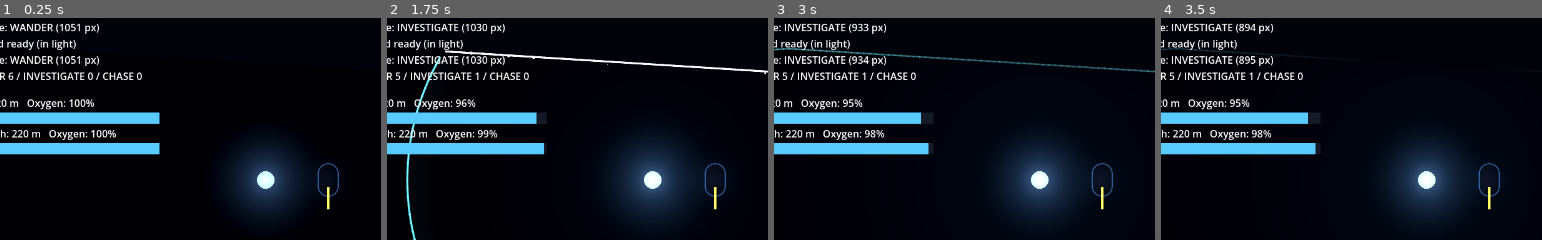
Above: before the commit, frames 1-4 (left to right).
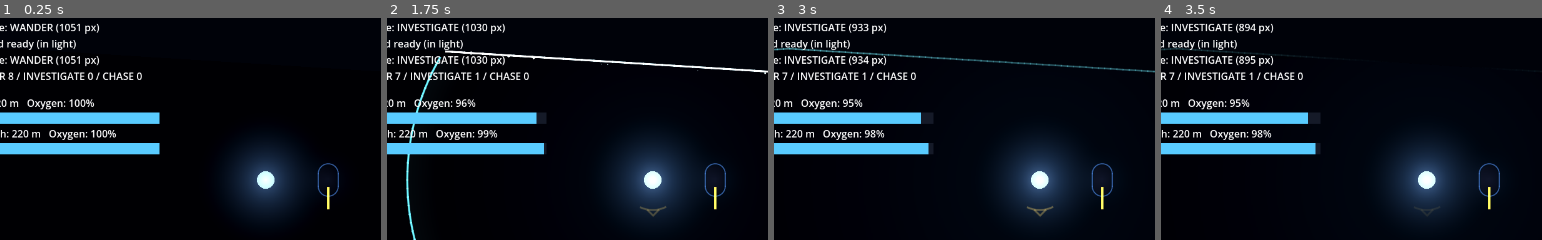
Above: after the commit, the same moments.

Repository: neij0/echo-game
Game: Godot game, scene res://scenes/main.tscn
Two runs of this game, one before a commit and one after it. Both use one fixed random seed, a clock stepped at 60 frames per second and the inputs below.
Inputs:
- Up to frame 1 (0.25 s): no input
- Up to frame 2 (1.75 s): tap Enter at 0.5 s; tap Space at 1.25 s
- Up to frame 3 (3 s): no input
- Up to frame 4 (3.5 s): no input
The pictures show only the part of the screen within x 14-64%, y 13-63%; the shares and areas given below are measured in that part.

The runs differ from the first frame. In frame 1, less than 0.1% of the frame differs, in the area x 2-4%, y 24-28%; in frame 2, 0.1%; in frame 3, 0.1%, in the area x 2-74%, y 24-90%; in frame 4, less than 0.1%.

Commit message:
Give the Echo active choices: Exposed finisher, goal echo, light hunter
- Exposed: a pulse front marks creatures for 1.5s with a shrinking gold
  ring; a Guardian finisher on an Exposed creature kills instantly with
  hit-stop, gold burst, big shake and its own procedural sound
- Normal creatures now have 8 health (two full combos); unrevealed
  creatures still cannot be damaged
- Goal echo: only the Echo gets a faint golden arc pointing to the ancient
  light shortly after each pulse (2s); the Guardian has no goal hint
- Light hunter: magenta arrowhead creature that hunts the Echo, fast when
  she is lit (lit coral, ancient light) or just pulsed, slow in the dark;
  ignores the Guardian until he hits it; dies to one combo. One in zone 2,
  one in zone 3
- docs/skills.md with the first skill idea (Lure Pulse), not implemented

Co-Authored-By: Claude Opus 5.5 <noreply@anthropic.com>

Diff:
--- a/scenes/creature.tscn
+++ b/scenes/creature.tscn
@@ -6,6 +6,7 @@
 [ext_resource type="Script" path="res://scripts/creature_heartbeat.gd" id="4_heart"]
 [ext_resource type="AudioStream" path="res://assets/audio/creature_heartbeat.wav" id="5_heart_sound"]
 [ext_resource type="AudioStream" path="res://assets/audio/creature_alert.wav" id="6_alert"]
+[ext_resource type="Script" path="res://scripts/exposed_mark.gd" id="7_mark"]
 
 [sub_resource type="CircleShape2D" id="CircleShape2D_body"]
 radius = 20.0
@@ -48,3 +49,7 @@
 [node name="AlertSound" type="AudioStreamPlayer2D" parent="."]
 stream = ExtResource("6_alert")
 max_distance = 1400.0
+
+[node name="ExposedMark" type="Node2D" parent="EchoLayer" node_paths=PackedStringArray("creature")]
+script = ExtResource("7_mark")
+creature = NodePath("../..")
--- a/scenes/descent_level.tscn
+++ b/scenes/descent_level.tscn
@@ -1,10 +1,11 @@
-[gd_scene load_steps=8 format=3]
+[gd_scene load_steps=9 format=3]
 
 [ext_resource type="Script" path="res://scripts/descent_level.gd" id="1_level"]
 [ext_resource type="Script" path="res://scripts/rock_wall.gd" id="2_wall"]
 [ext_resource type="PackedScene" path="res://scenes/coral.tscn" id="3_coral"]
 [ext_resource type="PackedScene" path="res://scenes/creature.tscn" id="4_creature"]
 [ext_resource type="PackedScene" path="res://scenes/creature_unkillable.tscn" id="7_unkillable"]
+[ext_resource type="PackedScene" path="res://scenes/light_hunter.tscn" id="8_hunter"]
 [ext_resource type="PackedScene" path="res://scenes/oxygen_station.tscn" id="5_station"]
 [ext_resource type="PackedScene" path="res://scenes/ancient_light.tscn" id="6_light"]
 
@@ -177,6 +178,12 @@
 [node name="Unkillable1" parent="Creatures" instance=ExtResource("7_unkillable")]
 position = Vector2(1000, 7500)
 
+[node name="LightHunter1" parent="Creatures" instance=ExtResource("8_hunter")]
+position = Vector2(1400, 5350)
+
+[node name="LightHunter2" parent="Creatures" instance=ExtResource("8_hunter")]
+position = Vector2(1300, 7600)
+
 [node name="Creature6" parent="Creatures" instance=ExtResource("4_creature")]
 position = Vector2(800, 8550)
 
--- a/scenes/echo.tscn
+++ b/scenes/echo.tscn
@@ -1,8 +1,9 @@
-[gd_scene load_steps=4 format=3]
+[gd_scene load_steps=5 format=3]
 
 [ext_resource type="PackedScene" path="res://scenes/player.tscn" id="1_base"]
 [ext_resource type="Script" path="res://scripts/pulse_ability.gd" id="2_pulse"]
 [ext_resource type="PackedScene" path="res://scenes/pulse_ring.tscn" id="3_ring"]
+[ext_resource type="Script" path="res://scripts/goal_echo.gd" id="4_goal"]
 
 [node name="Echo" instance=ExtResource("1_base")]
 player_number = 1
@@ -14,3 +15,7 @@
 script = ExtResource("2_pulse")
 player = NodePath("..")
 pulse_ring_scene = ExtResource("3_ring")
+
+[node name="GoalEcho" type="Node2D" parent="UnlitLayer" node_paths=PackedStringArray("player")]
+script = ExtResource("4_goal")
+player = NodePath("../..")
--- a/scenes/guardian.tscn
+++ b/scenes/guardian.tscn
@@ -1,9 +1,10 @@
-[gd_scene load_steps=6 format=3]
+[gd_scene load_steps=7 format=3]
 
 [ext_resource type="PackedScene" path="res://scenes/player.tscn" id="1_base"]
 [ext_resource type="Script" path="res://scripts/sword_ability.gd" id="2_sword"]
 [ext_resource type="AudioStream" path="res://assets/audio/sword_swing.wav" id="3_swing"]
 [ext_resource type="AudioStream" path="res://assets/audio/sword_hit.wav" id="4_hit"]
+[ext_resource type="AudioStream" path="res://assets/audio/exposed_kill.wav" id="5_kill"]
 
 [sub_resource type="CapsuleShape2D" id="CapsuleShape2D_body"]
 radius = 13.0
@@ -41,3 +42,4 @@
 player = NodePath("../..")
 swing_stream = ExtResource("3_swing")
 hit_stream = ExtResource("4_hit")
+exposed_kill_stream = ExtResource("5_kill")
--- /dev/null
+++ b/scenes/light_hunter.tscn
@@ -0,0 +1,15 @@
+[gd_scene load_steps=3 format=3]
+
+[ext_resource type="PackedScene" path="res://scenes/creature.tscn" id="1_base"]
+[ext_resource type="Script" path="res://scripts/light_hunter.gd" id="2_script"]
+
+[node name="LightHunter" instance=ExtResource("1_base")]
+script = ExtResource("2_script")
+max_health = 4
+look = 2
+body_radius = 16.0
+body_color = Color(1, 0.35, 0.75, 1)
+eye_color = Color(1, 1, 0.85, 1)
+
+[node name="Echo" parent="EchoLayer" index="0"]
+color = Color(1, 0.35, 0.8, 1)
--- a/scripts/ancient_light.gd
+++ b/scripts/ancient_light.gd
@@ -53,6 +53,8 @@
 
 
 func _ready() -> void:
+	add_to_group("ancient_light")
+	add_to_group("light_sources")
 	_light = PointLight2D.new()
 	_light.texture = LightTextures.radial(256, 0.0)
 	_light.texture_scale = LightTextures.scale_for_radius(_light.texture, idle_light_radius)
@@ -90,6 +92,14 @@
 		if charge >= activation_time:
 			_activate()
 	_visual.queue_redraw()
+
+
+## Used by light-attracted creatures (LightHunter): is this point lit by me?
+func lights_point(point: Vector2) -> bool:
+	var radius: float = idle_light_radius
+	if is_active:
+		radius = lerpf(idle_light_radius, active_light_radius, clampf(_active_time / bloom_time, 0.0, 1.0))
+	return global_position.distance_to(point) <= radius
 
 
 func get_charge_ratio() -> float:
--- a/scripts/coral.gd
+++ b/scripts/coral.gd
@@ -23,6 +23,7 @@
 func _ready() -> void:
 	add_to_group("corals")
 	add_to_group("sonar_targets")
+	add_to_group("light_sources")
 	_light = PointLight2D.new()
 	_light.texture = LightTextures.radial(256, 0.4)
 	_light.texture_scale = LightTextures.scale_for_radius(_light.texture, light_radius)
@@ -55,6 +56,11 @@
 	return lit_time_left > 0.0
 
 
+## Used by light-attracted creatures (LightHunter): is this point lit by me?
+func lights_point(point: Vector2) -> bool:
+	return is_lit() and global_position.distance_to(point) <= light_radius
+
+
 func is_in_safe_zone(point: Vector2) -> bool:
 	return is_lit() and global_position.distance_to(point) <= safe_radius
 
--- a/scripts/creature.gd
+++ b/scripts/creature.gd
@@ -5,11 +5,13 @@
 ## sight, or pulsing nearby) for a few seconds before losing track. Its speed
 ## scales with Depth Awareness. Touching a player hurts them (see PlayerHealth).
 ## The Guardian's sword can damage it only while it is revealed (in the Echo's
-## light, or shortly after a pulse front passed over it). The unkillable type
-## ignores damage and only staggers briefly.
+## light, or shortly after a pulse front passed over it). A pulse front also
+## makes it Exposed for a short time: a Guardian finisher on an Exposed creature
+## kills it instantly. The unkillable type ignores damage and only staggers.
+## Subclasses (LightHunter) override the targeting hooks below.
 
 enum State { WANDER, INVESTIGATE, CHASE }
-enum Look { ROUND, SPIKY }
+enum Look { ROUND, SPIKY, ARROW }
 
 ## Emitted when the creature spots a player and starts chasing.
 signal spotted(player: Player)
@@ -63,14 +65,18 @@
 @export var max_retargets: int = 3
 
 @export_group("Combat")
-## Damage needed to kill it (one full Guardian combo = 1 + 1 + 2 = 4).
-@export var max_health: int = 4
+## Damage needed to kill it. One full Guardian combo = 1 + 1 + 2 = 4, so 8 =
+## about two combos (or one finisher while it is Exposed).
+@export var max_health: int = 8
 ## Ignores damage, only staggers (players must avoid it).
 @export var unkillable: bool = false
 ## Multiplies the stagger time of every hit (lower = shrugs hits off faster).
 @export var stagger_scale: float = 1.0
 ## Seconds it stays revealed (hittable) after a pulse front passed over it.
 @export var pulse_reveal_time: float = 1.5
+## Seconds it stays Exposed after a pulse front passed over it. A Guardian
+## finisher landing in that time kills it instantly.
+@export var exposed_time: float = 1.5
 ## Seconds of the white flash when hit.
 @export var hit_flash_time: float = 0.12
 @export var hit_flash_color: Color = Color(1.0, 1.0, 1.0)
@@ -109,6 +115,7 @@
 var _flash_left: float = 0.0
 var _dying: bool = false
 var _was_in_light: bool = false
+var _exposed_left: float = 0.0
 
 @onready var _hitbox: Area2D = $Hitbox
 @onready var _alert: AudioStreamPlayer2D = $AlertSound
@@ -170,19 +177,47 @@
 	return _dying
 
 
-func take_damage(amount: int, from_position: Vector2, stagger_time: float, knockback: float) -> void:
+func is_exposed() -> bool:
+	return _exposed_left > 0.0
+
+
+## 1 right after the pulse front hit, 0 when Exposed runs out.
+func get_exposed_ratio() -> float:
+	return _exposed_left / exposed_time if exposed_time > 0.0 else 0.0
+
+
+## Applies a sword hit. Returns true if it was an Exposed kill (a finisher on an
+## Exposed creature), so the attacker can play the big hit effect.
+func take_damage(amount: int, attacker: Player, stagger_time: float, knockback: float, is_finisher: bool = false) -> bool:
 	if _dying:
-		return
+		return false
 	_stagger_left = stagger_time * stagger_scale
-	velocity = from_position.direction_to(global_position) * knockback
+	velocity = attacker.global_position.direction_to(global_position) * knockback
 	_flash_left = hit_flash_time
 	_echo.flash(self, body_radius)
 	queue_redraw()
+	_on_damaged(attacker)
 	if unkillable:
-		return
+		return false
+	if is_finisher and is_exposed():
+		_exposed_left = 0.0
+		health = 0
+		_die()
+		return true
 	health -= amount
 	if health <= 0:
 		_die()
+	return false
+
+
+## Hook for subclasses: called on every sword hit.
+func _on_damaged(_attacker: Player) -> void:
+	pass
+
+
+## Hook for subclasses: can touching this player hurt them?
+func _can_hurt(_player: Player) -> bool:
+	return true
 
 
 func _die() -> void:
@@ -264,6 +299,8 @@
 ## Called by SonarOverlay when a pulse front reaches this creature in line of sight.
 func on_sonar_hit(_origin: Vector2) -> void:
 	_revealed_left = pulse_reveal_time
+	if not unkillable:
+		_exposed_left = exposed_time
 	if hidden_until_pinged:
 		_echo.flash(self, body_radius)
 
@@ -397,7 +434,11 @@
 
 func _update_reveal(delta: float) -> void:
 	_revealed_left = maxf(_revealed_left - delta, 0.0)
+	_exposed_left = maxf(_exposed_left - delta, 0.0)
 	var in_light: bool = is_in_echo_light()
+	# The ARROW look points where it moves, so it needs a redraw every frame.
+	if look == Look.ARROW and in_light:
+		queue_redraw()
 	if in_light != _was_in_light or _flash_left > 0.0:
 		_was_in_light = in_light
 		_flash_left = maxf(_flash_left - delta, 0.0)
@@ -408,7 +449,7 @@
 	var player := body as Player
 	if _dying or _stagger_left > 0.0:
 		return
-	if player and not _is_player_safe(player):
+	if player and _can_hurt(player) and not _is_player_safe(player):
 		player.health.take_hit(global_position)
 
 
@@ -424,6 +465,15 @@
 			var radius: float = body_radius * (1.0 + spike_length if i % 2 == 0 else 0.8)
 			points.append(Vector2.from_angle(TAU * i / (spike_count * 2)) * radius)
 		draw_colored_polygon(points, color)
+	elif look == Look.ARROW:
+		# A thin arrowhead pointing where it is moving.
+		var forward: Vector2 = velocity.normalized() if velocity.length() > 1.0 else Vector2.RIGHT
+		var side: Vector2 = forward.orthogonal()
+		var tip: Vector2 = forward * body_radius * 1.6
+		var back: Vector2 = -forward * body_radius * 0.9
+		draw_colored_polygon(PackedVector2Array([tip, back + side * body_radius, back * 0.4, back - side * body_radius]), color)
+		draw_circle(forward * body_radius * 0.6, body_radius * 0.22, eye_color)
+		return
 	else:
 		draw_circle(Vector2.ZERO, body_radius, color)
 	draw_circle(Vector2(body_radius * 0.45, 0.0), body_radius * 0.25, eye_color)
--- /dev/null
+++ b/scripts/exposed_mark.gd
@@ -0,0 +1,38 @@
+class_name ExposedMark
+extends Node2D
+## A bright gold ring around a creature while it is Exposed (hit by a pulse
+## front). The ring shrinks towards the body as the Exposed time runs out, so
+## the Guardian can see how long he has left to land the finisher.
+## Must live on a CanvasLayer with follow_viewport_enabled (drawn unlit).
+
+@export var creature: Creature
+@export var color: Color = Color(1.0, 0.78, 0.2)
+## HDR brightness multiplier (above 1.0 = blooms).
+@export var energy: float = 3.0
+@export var width: float = 3.0
+## Ring radius at the start, added to the body radius...
+@export var start_extra_radius: float = 22.0
+## ...and when Exposed is about to end.
+@export var end_extra_radius: float = 3.0
+## Small marks on the ring, like a target lock.
+@export var tick_count: int = 4
+@export var tick_length: float = 7.0
+
+
+func _process(_delta: float) -> void:
+	if creature == null:
+		return
+	global_position = creature.global_position
+	queue_redraw()
+
+
+func _draw() -> void:
+	if creature == null or not creature.is_exposed():
+		return
+	var t: float = creature.get_exposed_ratio()
+	var radius: float = creature.body_radius + lerpf(end_extra_radius, start_extra_radius, t)
+	var glow := Color(color.r * energy, color.g * energy, color.b * energy, lerpf(0.5, 1.0, t))
+	draw_arc(Vector2.ZERO, radius, 0.0, TAU, 40, glow, width, true)
+	for i: int in tick_count:
+		var direction: Vector2 = Vector2.from_angle(TAU * i / tick_count + PI * 0.25)
+		draw_line(direction * radius, direction * (radius + tick_length), glow, width, true)
--- /dev/null
+++ b/scripts/goal_echo.gd
@@ -0,0 +1,73 @@
+class_name GoalEcho
+extends Node2D
+## Only the Echo knows the way: shortly after each of her pulses, a faint golden
+## echo comes back from the direction of the ancient light, shown as a short
+## arc with a chevron next to her, pointing towards it. It fades after show_time.
+## Must live on the Echo's CanvasLayer with follow_viewport_enabled (unlit).
+
+@export var player: Player
+## Seconds between the pulse and the returning echo.
+@export var return_delay: float = 0.4
+@export var show_time: float = 2.0
+## Distance of the arc from the Echo's centre.
+@export var distance: float = 48.0
+@export var arc_degrees: float = 50.0
+@export var width: float = 3.0
+@export var chevron_size: float = 9.0
+@export var color: Color = Color(1.0, 0.82, 0.35)
+## HDR brightness multiplier (above 1.0 = blooms).
+@export var energy: float = 1.8
+## Kept low so it stays a faint hint.
+@export_range(0.0, 1.0) var max_alpha: float = 0.55
+## Seconds of fade in at the start.
+@export var fade_in_time: float = 0.25
+
+var _delay_left: float = -1.0
+var _show_left: float = 0.0
+
+
+func _ready() -> void:
+	if player:
+		player.pulse_emitted.connect(_on_pulse_emitted)
+
+
+func _on_pulse_emitted(_origin: Vector2) -> void:
+	_delay_left = return_delay
+
+
+func _process(delta: float) -> void:
+	if player == null:
+		return
+	global_position = player.global_position
+	if _delay_left >= 0.0:
+		_delay_left -= delta
+		if _delay_left < 0.0:
+			_show_left = show_time
+	_show_left = maxf(_show_left - delta, 0.0)
+	queue_redraw()
+
+
+func is_showing() -> bool:
+	return _show_left > 0.0
+
+
+func _find_goal() -> Node2D:
+	return get_tree().get_first_node_in_group("ancient_light") as Node2D
+
+
+func _draw() -> void:
+	if _show_left <= 0.0:
+		return
+	var goal: Node2D = _find_goal()
+	if goal == null:
+		return
+	var elapsed: float = show_time - _show_left
+	var alpha: float = max_alpha * minf(elapsed / fade_in_time, 1.0) * (_show_left / show_time)
+	var glow := Color(color.r * energy, color.g * energy, color.b * energy, alpha)
+	var direction: Vector2 = player.global_position.direction_to(goal.global_position)
+	var angle: float = direction.angle()
+	var half: float = deg_to_rad(arc_degrees) * 0.5
+	draw_arc(Vector2.ZERO, distance, angle - half, angle + half, 16, glow, width, true)
+	var tip: Vector2 = direction * (distance + chevron_size)
+	var side: Vector2 = direction.orthogonal() * chevron_size
+	draw_polyline(PackedVector2Array([tip - direction * chevron_size + side, tip, tip - direction * chevron_size - side]), glow, width, true)
--- /dev/null
+++ b/scripts/light_hunter.gd
@@ -0,0 +1,94 @@
+class_name LightHunter
+extends Creature
+## A creature drawn to light. It hunts the Echo (the player whose light reveals)
+## and ignores the Guardian unless he hits it. It is fast while the Echo stands
+## in a lit area (a lit coral, the ancient light) or right after she pulses, and
+## slow while she stays in the dark. Low health, so the Guardian can save her.
+
+@export_group("Light Hunter")
+## The hunter senses the Echo from this far (through rocks: it follows light).
+@export var sense_range: float = 1100.0
+## Speed towards the Echo while she is lit or just pulsed (Echo max is 260).
+@export var lit_speed: float = 240.0
+## Speed towards the Echo while she stays in the dark.
+@export var dark_speed: float = 95.0
+## Seconds of high speed after the Echo pulses (if it is within sense_range).
+@export var pulse_frenzy_time: float = 2.5
+## Seconds it turns on the Guardian after he hits it.
+@export var provoke_time: float = 4.0
+
+var _frenzy_left: float = 0.0
+var _provoked_by: Player
+var _provoke_left: float = 0.0
+
+
+func _physics_process(delta: float) -> void:
+	_frenzy_left = maxf(_frenzy_left - delta, 0.0)
+	_provoke_left = maxf(_provoke_left - delta, 0.0)
+	if _provoke_left <= 0.0:
+		_provoked_by = null
+	super(delta)
+
+
+## The Echo: the player whose light reveals creatures.
+func _find_echo() -> Player:
+	for player: Player in Players.all(get_tree()):
+		if player.light_reveal_radius > 0.0:
+			return player
+	return null
+
+
+func is_echo_lit() -> bool:
+	var echo: Player = _find_echo()
+	if echo == null:
+		return false
+	if _frenzy_left > 0.0:
+		return true
+	for node: Node in get_tree().get_nodes_in_group("light_sources"):
+		if node.call("lights_point", echo.global_position):
+			return true
+	return false
+
+
+func hear_pulse(_origin: Vector2, player: Player) -> void:
+	# Pulses are light to it: only the Echo's own pulses matter, and they make
+	# it rush at her.
+	if player and player == _find_echo() and global_position.distance_to(player.global_position) <= sense_range:
+		_frenzy_left = pulse_frenzy_time
+
+
+func hear_noise(_origin: Vector2, _radius: float) -> void:
+	# Sound does not interest it.
+	pass
+
+
+func _look_for_players(_delta: float) -> void:
+	var prey: Player = _provoked_by if _provoked_by and _can_chase(_provoked_by) else null
+	if prey == null:
+		var echo: Player = _find_echo()
+		if echo and _can_chase(echo) and global_position.distance_to(echo.global_position) <= sense_range:
+			prey = echo
+	if prey == null:
+		return
+	if state != State.CHASE or _chased != prey:
+		_spot(prey)
+	# Keep the chase alive while the prey is sensed; it ends chase_time after.
+	_chase_left = chase_time
+
+
+func get_current_speed() -> float:
+	if state == State.CHASE and _chased:
+		if _chased == _provoked_by:
+			return chase_speed
+		return lit_speed if is_echo_lit() else dark_speed
+	return super()
+
+
+func _on_damaged(attacker: Player) -> void:
+	if attacker != _find_echo():
+		_provoked_by = attacker
+		_provoke_left = provoke_time
+
+
+func _can_hurt(player: Player) -> bool:
+	return player == _find_echo() or player == _provoked_by
--- a/scripts/run_manager.gd
+++ b/scripts/run_manager.gd
@@ -62,6 +62,8 @@
 
 func restart() -> void:
 	get_tree().paused = false
+	# In case a hit-stop (SwordAbility) was still running.
+	Engine.time_scale = 1.0
 	get_tree().reload_current_scene()
 
 
--- a/scripts/shared_camera.gd
+++ b/scripts/shared_camera.gd
@@ -22,6 +22,8 @@
 @export var shake_duration: float = 0.15
 
 var _shake_left: float = 0.0
+var _shake_total: float = 0.0
+var _shake_amount: float = 0.0
 var _snapped: bool = false
 
 
@@ -39,8 +41,15 @@
 
 
 func shake() -> void:
-	if shake_enabled:
-		_shake_left = shake_duration
+	shake_with(shake_strength, shake_duration)
+
+
+## A shake with its own strength (e.g. the big one on an Exposed kill).
+func shake_with(strength: float, duration: float) -> void:
+	if shake_enabled and duration > 0.0:
+		_shake_left = duration
+		_shake_total = duration
+		_shake_amount = strength
 
 
 func _process(delta: float) -> void:
@@ -72,5 +81,5 @@
 		return
 	_shake_left = maxf(_shake_left - delta, 0.0)
 	# Quadratic falloff: strongest at the start, settles smoothly.
-	var amount: float = shake_strength * pow(_shake_left / shake_duration, 2.0)
+	var amount: float = _shake_amount * pow(_shake_left / _shake_total, 2.0)
 	offset = Vector2(randf_range(-1.0, 1.0), randf_range(-1.0, 1.0)) * amount
--- a/scripts/sword_ability.gd
+++ b/scripts/sword_ability.gd
@@ -4,12 +4,15 @@
 ## quick slashes, hit 3 is a slower, stronger finisher with a wider arc.
 ## Pressing again during a hit or within combo_window continues the combo,
 ## otherwise it resets. Only revealed creatures take damage (Creature.is_revealed).
+## A finisher on an Exposed creature (just hit by the Echo's pulse front) kills
+## it instantly, with a hit-stop, a gold burst, its own sound and a big shake.
 ## Every swing makes noise: raises Depth Awareness and alerts nearby creatures.
 ## Lives on a CanvasLayer with follow_viewport_enabled (drawn unlit, so the
 ## player can always see where the sword points); follows the player each frame.
 
 signal swung(hit_index: int)
 signal hit_landed(creature: Creature, damage: int)
+signal exposed_kill(creature_position: Vector2)
 
 @export var player: Player
 
@@ -33,6 +36,22 @@
 @export var finisher_knockback: float = 320.0
 ## Seconds after the finisher before a new combo can start.
 @export var finisher_recovery: float = 0.35
+
+@export_group("Exposed Kill")
+## Real-time seconds the game freezes on an Exposed kill.
+@export var hit_stop_duration: float = 0.08
+## Engine time scale during the hit-stop (0 = full freeze).
+@export_range(0.0, 1.0) var hit_stop_time_scale: float = 0.02
+@export var exposed_kill_stream: AudioStream
+@export var exposed_kill_volume_db: float = 0.0
+@export var burst_color: Color = Color(1.0, 0.8, 0.3)
+@export var burst_energy: float = 4.0
+@export var burst_radius: float = 95.0
+@export var burst_time: float = 0.45
+@export var burst_ray_count: int = 10
+@export var burst_width: float = 4.0
+@export var kill_shake_strength: float = 9.0
+@export var kill_shake_duration: float = 0.3
 
 @export_group("Combo")
 ## Seconds after a hit ends during which pressing continues the combo.
@@ -78,11 +97,16 @@
 var _awareness: DepthAwareness
 var _swing_audio: AudioStreamPlayer2D
 var _hit_audio: AudioStreamPlayer2D
+var _kill_audio: AudioStreamPlayer2D
+# Gold bursts of Exposed kills: world position and age in seconds.
+var _burst_positions: PackedVector2Array = PackedVector2Array()
+var _burst_ages: PackedFloat32Array = PackedFloat32Array()
 
 
 func _ready() -> void:
 	_swing_audio = _make_audio(swing_stream, swing_volume_db)
 	_hit_audio = _make_audio(hit_stream, hit_volume_db)
+	_kill_audio = _make_audio(exposed_kill_stream, exposed_kill_volume_db)
 
 
 func _process(delta: float) -> void:
@@ -98,6 +122,7 @@
 		_on_attack_pressed()
 	if hit_index >= 0:
 		_update_hit(delta)
+	_update_bursts(delta)
 	queue_redraw()
 
 
@@ -176,12 +201,43 @@
 		if not creature.is_revealed():
 			continue
 		var damage: int = finisher_damage if is_finisher else quick_damage
-		creature.take_damage(damage, player.global_position,
+		var creature_position: Vector2 = creature.global_position
+		var killed_exposed: bool = creature.take_damage(damage, player,
 			finisher_stagger if is_finisher else quick_stagger,
-			finisher_knockback if is_finisher else quick_knockback)
-		if hit_stream:
+			finisher_knockback if is_finisher else quick_knockback, is_finisher)
+		if killed_exposed:
+			_on_exposed_kill(creature_position)
+		elif hit_stream:
 			_hit_audio.play()
 		hit_landed.emit(creature, damage)
+
+
+func _on_exposed_kill(creature_position: Vector2) -> void:
+	_burst_positions.append(creature_position)
+	_burst_ages.append(0.0)
+	if exposed_kill_stream:
+		_kill_audio.global_position = creature_position
+		_kill_audio.play()
+	var camera := get_viewport().get_camera_2d() as SharedCamera
+	if camera:
+		camera.shake_with(kill_shake_strength, kill_shake_duration)
+	exposed_kill.emit(creature_position)
+	_hit_stop()
+
+
+func _hit_stop() -> void:
+	Engine.time_scale = hit_stop_time_scale
+	# This timer ignores the time scale, so it ends after real seconds.
+	await get_tree().create_timer(hit_stop_duration, true, false, true).timeout
+	Engine.time_scale = 1.0
+
+
+func _update_bursts(delta: float) -> void:
+	for i: int in range(_burst_ages.size() - 1, -1, -1):
+		_burst_ages[i] += delta
+		if _burst_ages[i] >= burst_time:
+			_burst_ages.remove_at(i)
+			_burst_positions.remove_at(i)
 
 
 func _make_noise() -> void:
@@ -210,6 +266,7 @@
 
 
 func _draw() -> void:
+	_draw_bursts()
 	if player == null or player.health.is_downed:
 		return
 	var lit: bool = is_in_echo_light()
@@ -237,6 +294,18 @@
 	draw_line(base, base + direction * sword_length, sword_color, sword_width, true)
 
 
+func _draw_bursts() -> void:
+	for i: int in _burst_ages.size():
+		var t: float = _burst_ages[i] / burst_time
+		var center: Vector2 = _burst_positions[i] - global_position
+		var color: Color = _hdr(burst_color, burst_energy, 1.0 - t)
+		var radius: float = burst_radius * (0.3 + 0.7 * t)
+		draw_arc(center, radius, 0.0, TAU, 48, color, burst_width * (1.0 - t) + 1.0, true)
+		for r: int in burst_ray_count:
+			var direction: Vector2 = Vector2.from_angle(TAU * r / burst_ray_count)
+			draw_line(center + direction * radius * 0.3, center + direction * radius * 1.15, color, 2.0, true)
+
+
 func _draw_arc_shape(reach: float, half_arc: float, fade: float) -> void:
 	var color: Color = _hdr(arc_color, arc_energy, arc_alpha * fade)
 	var steps: int = 16
Not shown, added: assets/audio/exposed_kill.wav.import
Not shown: 1 places in scenes/creature.tscn that only renumber resources
Not shown, added: scripts/exposed_mark.gd.uid
Not shown, added: scripts/goal_echo.gd.uid
Not shown, added: scripts/light_hunter.gd.uid
Not shown, changed: CLAUDE.md
Not shown, added: assets/audio/exposed_kill.wav
Not shown, added: docs/skills.md
